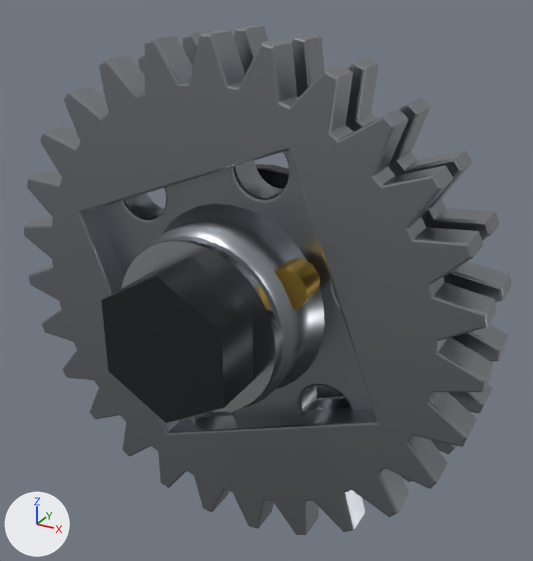
Renders of the glTF model porsche-911sc-engine/parts/cam-sprocket-right.glb from each side of a commit.
Both versions are drawn from a camera (50 mm lens) standing at (353.5, -361.2, 55.2) and looking at (297.6, -259.5, 4.4). Lighting does not change. The marker at lower left points along +X, +Y and +Z. The picture after the commit comes second. Where no turn or scale is listed for an object, it has been applied to the vertices. Vertices at exactly the same position are counted once.

In view in the first picture: 'cam-sprocket-right:brass', 'cam-sprocket-right:darkSteel', 'cam-sprocket-right:polishedSteel', 'cam-sprocket-right:steel'.
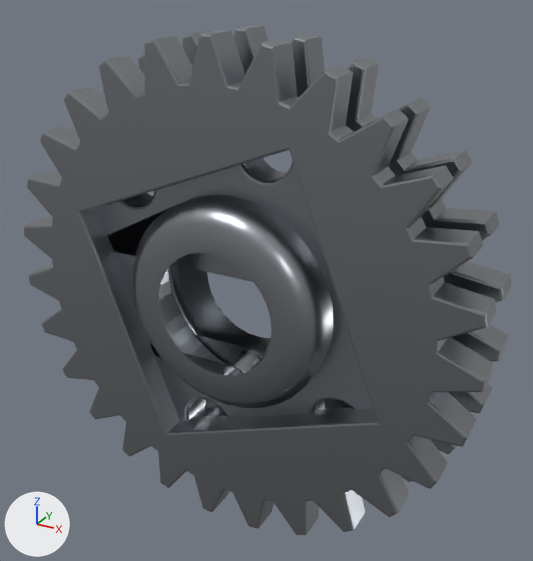
Pixel boxes (x1, y1, x2, y2) of what changed, in the pictures (533 x 561 px; the box of a moved part takes in the faces that stretch with it):
```json
{"object": "cam-sprocket-right:steel", "change": "reshaped, moved", "before": [24, 26, 511, 535], "after": [24, 26, 511, 535]}
{"object": "cam-sprocket-right:darkSteel", "change": "deleted", "before": [101, 164, 289, 423]}
{"object": "cam-sprocket-right:polishedSteel", "change": "deleted", "before": [121, 236, 283, 412]}
{"object": "cam-sprocket-right:brass", "change": "deleted", "before": [274, 258, 320, 310]}
{"part": 1, "of": "me_mesh_0", "change": "moved or reshaped", "before": [103, 26, 511, 482], "after": [103, 26, 511, 482], "on screen": "mostly hidden"}
{"part": 2, "of": "me_mesh_0", "change": "moved or reshaped", "before": [91, 147, 361, 433], "after": [91, 147, 361, 433]}
{"part": 3, "of": "me_mesh_0", "change": "rebuilt", "before": [97, 150, 373, 421], "after": [97, 158, 373, 421]}
{"part": 4, "of": "me_mesh_0", "change": "rebuilt", "before": [134, 204, 325, 408], "after": [133, 194, 334, 408]}
```

Edits to the scene script, one JSON object a line:
```json
{"block": "me_mesh_0", "where": "# used by ob_cam_sprocket_right_steel; location = (292.0, -260.5, 0.1)"}
{"op": "remove", "block": "me_mesh_0", "code": "me_mesh_0.from_pydata(...)  # 3864 vertices, 7688 faces; spans x -44.8..44.8, y -10.5..10.5, z -44.8..44.8"}
{"op": "add", "block": "me_mesh_0", "code": "me_mesh_0.from_pydata(...)  # 4764 vertices, 9364 faces; spans x -44.8..44.8, y -9.0..9.0, z -44.8..44.8"}
{"block": "me_mesh_0", "change": "me_mesh_0 part 1: the loose piece of 676 vertices spanning x -44.8..44.8, y 4.5..10.5, z -44.8..44.8 is moved by (0.0, -1.5, 0.0)"}
{"block": "me_mesh_0", "change": "me_mesh_0 part 2: the loose piece of 676 vertices spanning x -44.8..44.8, y -5.6..0.3, z -44.8..44.8 is moved by (0.0, -1.5, 0.0)"}
{"block": "me_mesh_0", "change": "me_mesh_0 part 3: the loose piece of 2320 vertices spanning x -34.1..34.0, y -1.1..6.0, z -34.1..34.0 is rebuilt with 3188 vertices and now spans x -34.1..34.0, y -2.7..4.5, z -34.1..34.0"}
{"block": "me_mesh_0", "change": "me_mesh_0 part 4: the loose piece of 192 vertices spanning x -18.0..18.0, y -10.5..4.5, z -18.1..17.9 is rebuilt with 224 vertices and now spans x -19.5..19.5, y -9.0..6.3, z -19.6..19.4"}
{"op": "set", "path": "ob_cam_sprocket_right_steel.location", "old": "(292.0, -260.5, 0.1)", "new": "(292.0, -259.0, 0.1)"}
{"op": "remove", "block": "ob_cam_sprocket_right_darksteel", "code": ["ob_cam_sprocket_right_darksteel = bpy.data.objects.new('cam-sprocket-right:darkSteel', me_mesh_1)", "ob_cam_sprocket_right_darksteel.location = (292.0, -264.8, 0.0)"]}
{"op": "remove", "block": "ob_cam_sprocket_right_polishedsteel", "code": ["ob_cam_sprocket_right_polishedsteel = bpy.data.objects.new('cam-sprocket-right:polishedSteel', me_mesh_2)", "ob_cam_sprocket_right_polishedsteel.location = (292.0, -272.5, 0.0)"]}
{"op": "remove", "block": "ob_cam_sprocket_right_brass", "code": ["ob_cam_sprocket_right_brass = bpy.data.objects.new('cam-sprocket-right:brass', me_mesh_3)", "ob_cam_sprocket_right_brass.location = (306.0, -266.0, 8.0)"]}
```
